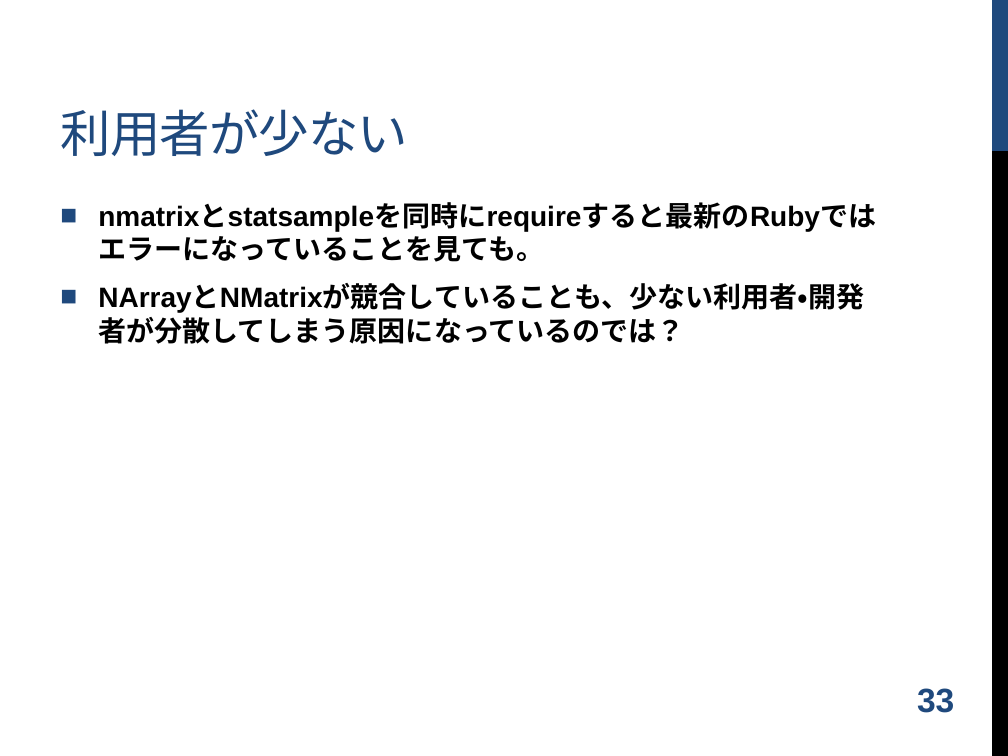
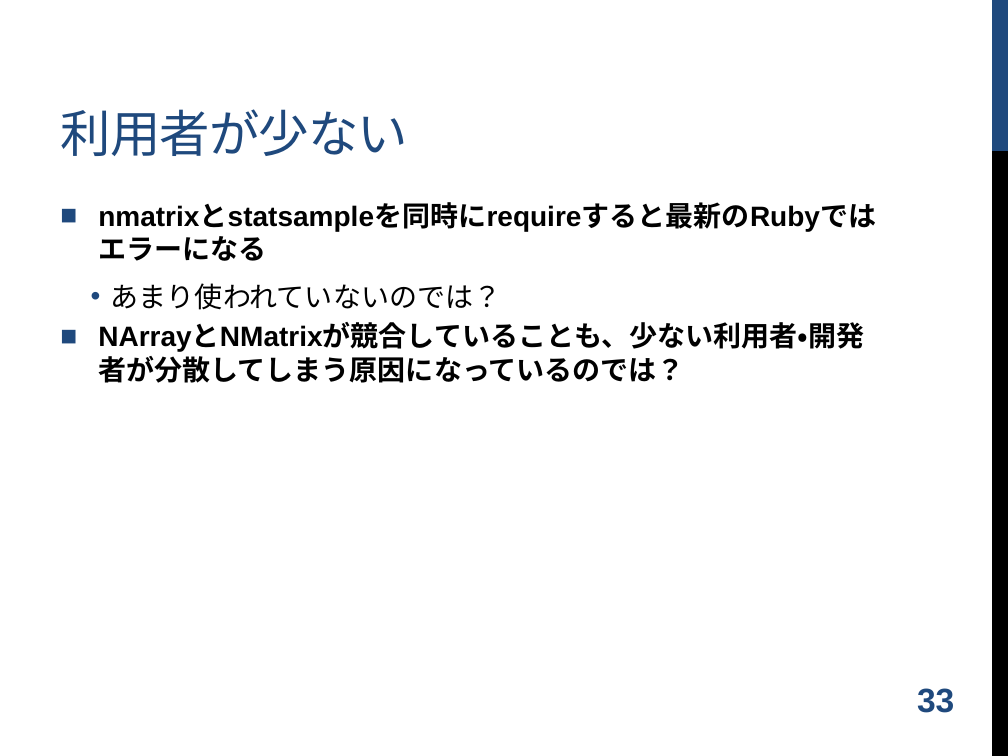
Before and after one commit to shugo/DCW2016, a slide deck: slide 34 of ruby_data_analysis.pptx. Drawn at 1008x756 pixels with LibreOffice and Linux fonts; fonts in the diff are those of the drawing; background and template pictures are left out. Boxes give left, top, right and bottom in pixels: in the first picture for what was removed or moved away, otherwise in the second. Text is boxed around its words. In the diff, an @@ line names an element or a change of style, - is before the commit and + after.

```diff
--- a/ruby_data_analysis.pptx
+++ b/ruby_data_analysis.pptx
@@ text at (x1=111, y1=283, x2=501, y2=310): text changed @@
-■ nmatrixとstatsampleを同時にrequireすると最新のRubyではエラーになっていることを見ても。
+■ nmatrixとstatsampleを同時にrequireすると最新のRubyではエラーになる
+  • あまり使われていないのでは？
```
Also in this commit, not shown: 6 other slides changed, 2 other files.
